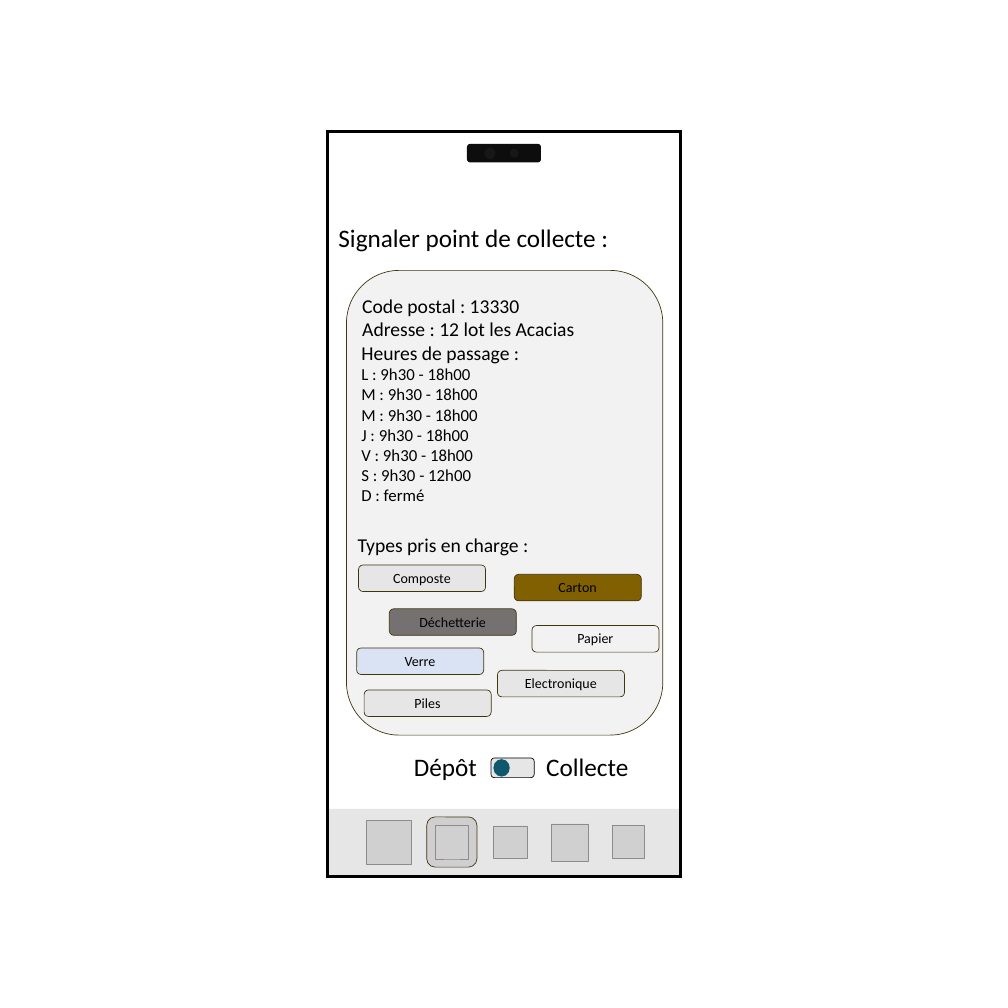
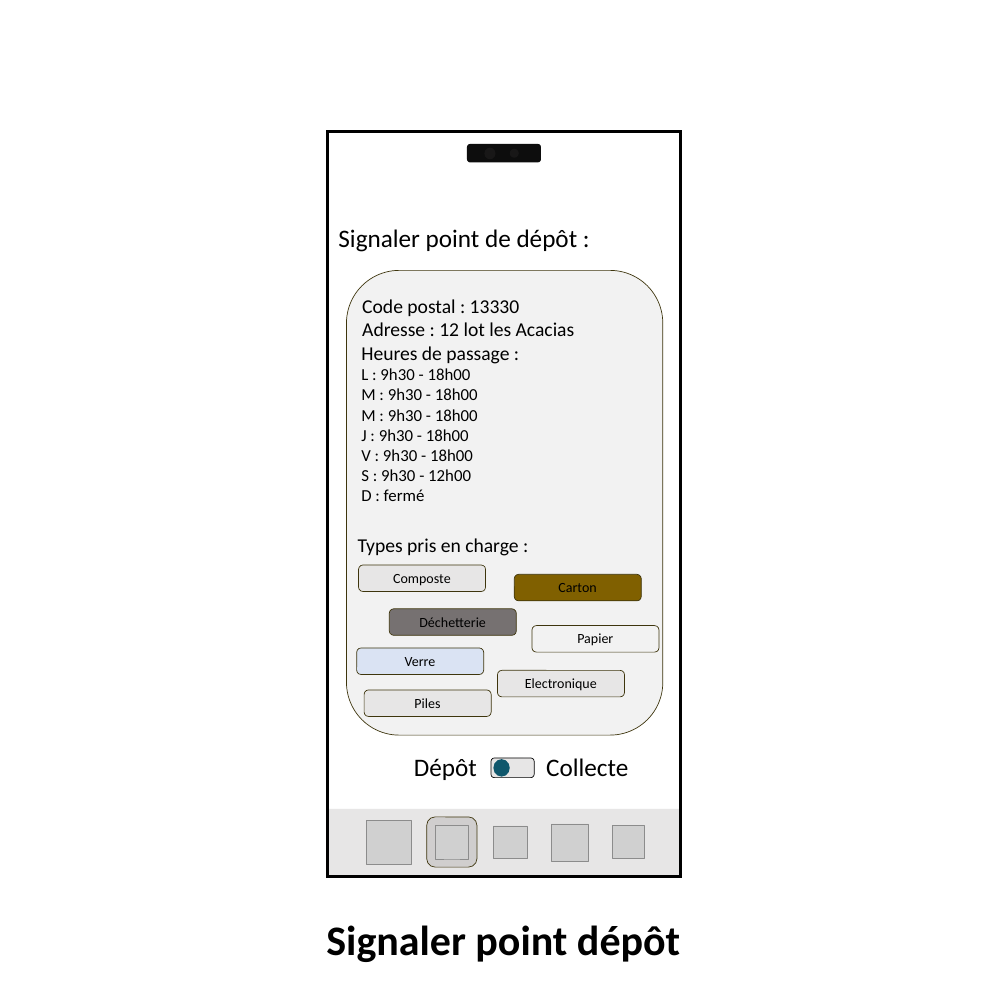
Before and after one commit to CarolusIntelligence/green_ia, a slide deck: slide 5 of doc/wireframe/Présentation1.pptx. Drawn at 1008x1008 pixels with LibreOffice and Linux fonts; fonts in the diff are those of the drawing; grey boxes stand for pictures. Boxes give left, top, right and bottom in pixels: in the first picture for what was removed or moved away, otherwise in the second. Text is boxed around its words. In the diff, an @@ line names an element or a change of style, - is before the commit and + after.

```diff
--- a/doc/wireframe/Présentation1.pptx
+++ b/doc/wireframe/Présentation1.pptx
@@ text at (338, 229, 578, 252): text changed @@
-Signaler point de collecte :
+Signaler point de dépôt :
@@ text added at (326, 925, 680, 962), 60 pt, text #000000, bold @@
+Signaler point dépôt
```
Also in this commit, not shown: 5 other slides changed, 3 other files.
